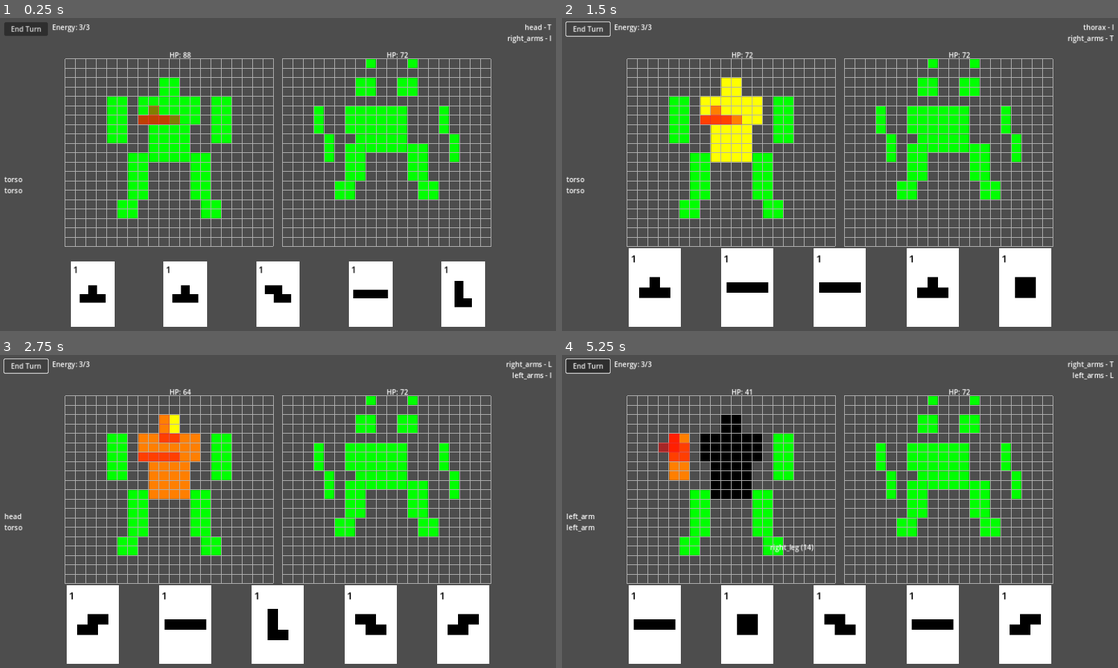
Above: before the commit, frames 1-4 (two rows, left to right).
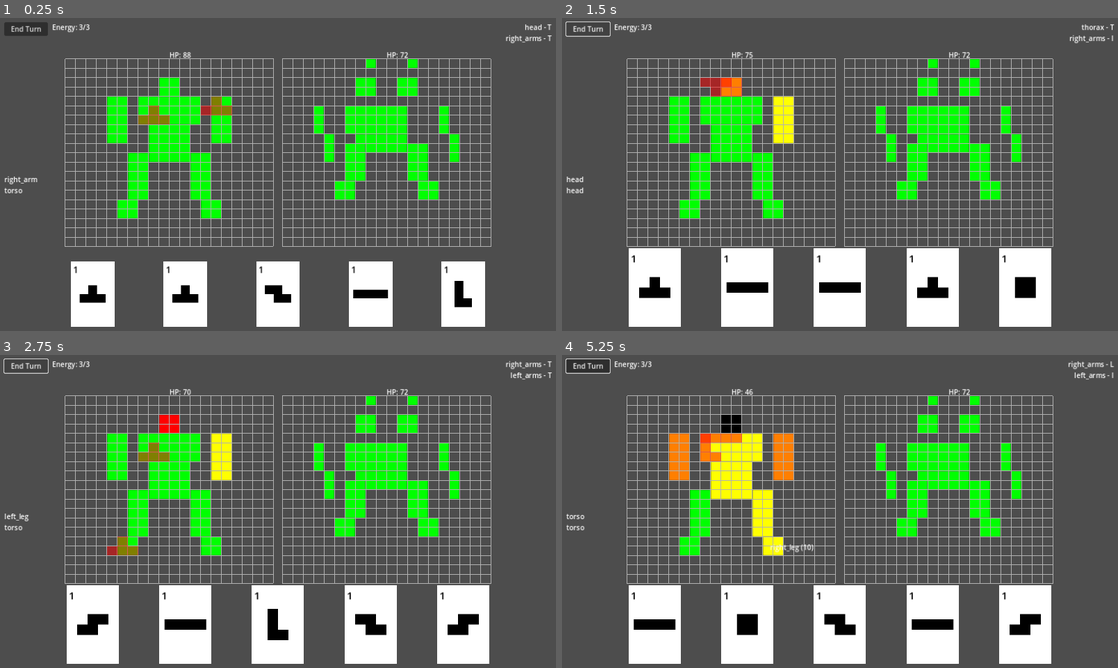
Above: after the commit, the same moments.

Repository: dBinet/SquirrelAttack
Game: Godot game, scene res://scenes/Main.tscn
Two runs of this game, one before a commit and one after it. Both use one fixed random seed, a clock stepped at 60 frames per second and the inputs below.
Inputs (mouse positions are in pixels of both pictures, inside the frame that each line leads up to):
- Up to frame 1 (0.25 s): no input
- Up to frame 2 (1.5 s): click "End Turn" at 0.5 s; click "End Turn" at 1.25 s
- Up to frame 3 (2.75 s): click "End Turn" at 2 s
- Up to frame 4 (5.25 s): tap Enter at 2.75, 4.25 s; move the mouse to (962, 495) at 2.77 s; click (962, 495) at 2.92 s; tap Space at 3.5, 5 s; drag from (728, 527) to (812, 574) at 3.52 s; move the mouse to (895, 442) at 4.27 s; click (895, 442) at 4.42 s; drag from (812, 574) to (673, 464) at 5.02 s

The runs differ from the first frame. In frame 1, 0.6% of the frame differs, in the area x 0-100%, y 5-54%; in frame 2, 2.8%; in frame 3, 2.8%; in frame 4, 3.5%, in the area x 0-100%, y 2-64%.

Commit message:
Randomize attack target body part

Diff:
--- a/scripts/Main.gd
+++ b/scripts/Main.gd
@@ -425,34 +425,27 @@
     if mech_living.is_empty():
         return result
 
+    var target_part := mech_living[randi_range(0, mech_living.size() - 1)]
     var best_cells: Array[Vector2i] = []
     var best_score := -1
-    var best_part := ""
-    for target in mech_living:
-        var local_best_cells: Array[Vector2i] = []
-        var local_best := -1
-        for x in range(Grid.COLS - int(bounds.size.x) + 1):
-            for y in range(Grid.ROWS - int(bounds.size.y) + 1):
-                var cells: Array[Vector2i] = []
-                for b in blocks:
-                    var cx := int(b.x - int(bounds.position.x) + x)
-                    var cy := int(b.y - int(bounds.position.y) + y)
-                    cells.append(Vector2i(cx, cy))
-                var score := 0
-                for c in cells:
-                    var center := _grids[_mech_grid_idx].to_global(Vector2((c.x + 0.5) * Grid.CELL_SIZE, (c.y + 0.5) * Grid.CELL_SIZE))
-                    var gname := CHARACTER_DATA.group_at_point(_current_mech_name, _mech_sprite, center)
-                    if gname == target and CHARACTER_DATA.get_group_health(_current_mech_name, gname) > 0:
-                        score += 1
-                if score > local_best:
-                    local_best = score
-                    local_best_cells = cells
-        if local_best > best_score:
-            best_score = local_best
-            best_cells = local_best_cells
-            best_part = target
+    for x in range(Grid.COLS - int(bounds.size.x) + 1):
+        for y in range(Grid.ROWS - int(bounds.size.y) + 1):
+            var cells: Array[Vector2i] = []
+            for b in blocks:
+                var cx := int(b.x - int(bounds.position.x) + x)
+                var cy := int(b.y - int(bounds.position.y) + y)
+                cells.append(Vector2i(cx, cy))
+            var score := 0
+            for c in cells:
+                var center := _grids[_mech_grid_idx].to_global(Vector2((c.x + 0.5) * Grid.CELL_SIZE, (c.y + 0.5) * Grid.CELL_SIZE))
+                var gname := CHARACTER_DATA.group_at_point(_current_mech_name, _mech_sprite, center)
+                if gname == target_part and CHARACTER_DATA.get_group_health(_current_mech_name, gname) > 0:
+                    score += 1
+            if score > best_score:
+                best_score = score
+                best_cells = cells
 
     result["cells"] = best_cells
     result["shape"] = shape_name
-    result["target"] = best_part
+    result["target"] = target_part
     return result
Not shown, changed: README.md
